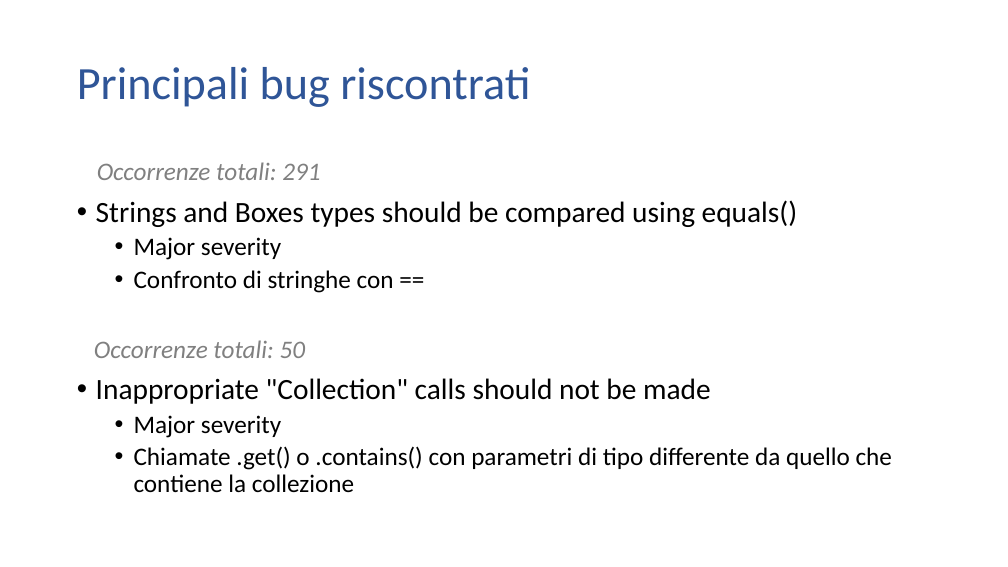
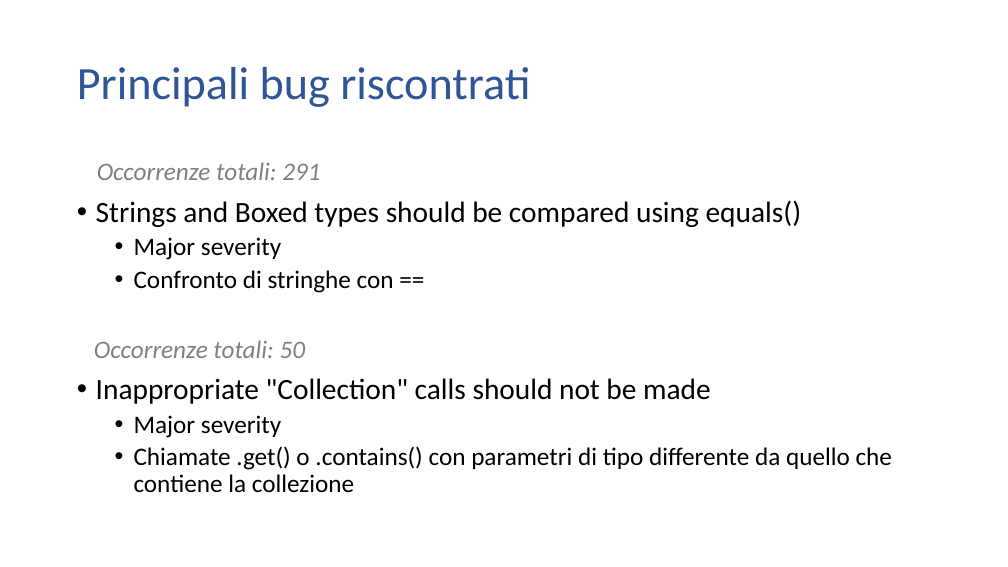
Before and after one commit to alessiomason/masters-degree-thesis, a slide deck: slide 5 of Exam 2023-06-27 analysis/Analisi Exam 2023-06-27.pptx. Drawn at 1008x567 pixels with LibreOffice and Linux fonts; fonts in the diff are those of the drawing. Boxes give left, top, right and bottom in pixels: in the first picture for what was removed or moved away, otherwise in the second. Text is boxed around its words. In the diff, an @@ line names an element or a change of style, - is before the commit and + after.

```diff
--- a/Exam 2023-06-27 analysis/Analisi Exam 2023-06-27.pptx
+++ b/Exam 2023-06-27 analysis/Analisi Exam 2023-06-27.pptx
@@ text at (96,200,802,227): text changed @@
-• Strings and Boxes types should be compared using equals()
+• Strings and Boxed types should be compared using equals()
```
Also in this commit, not shown: 2 other files.
